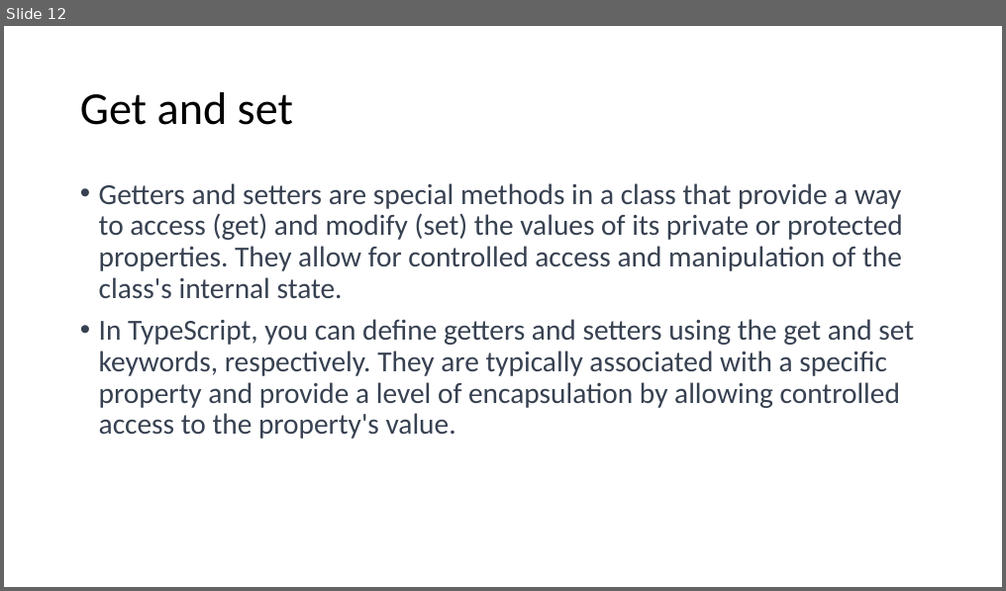
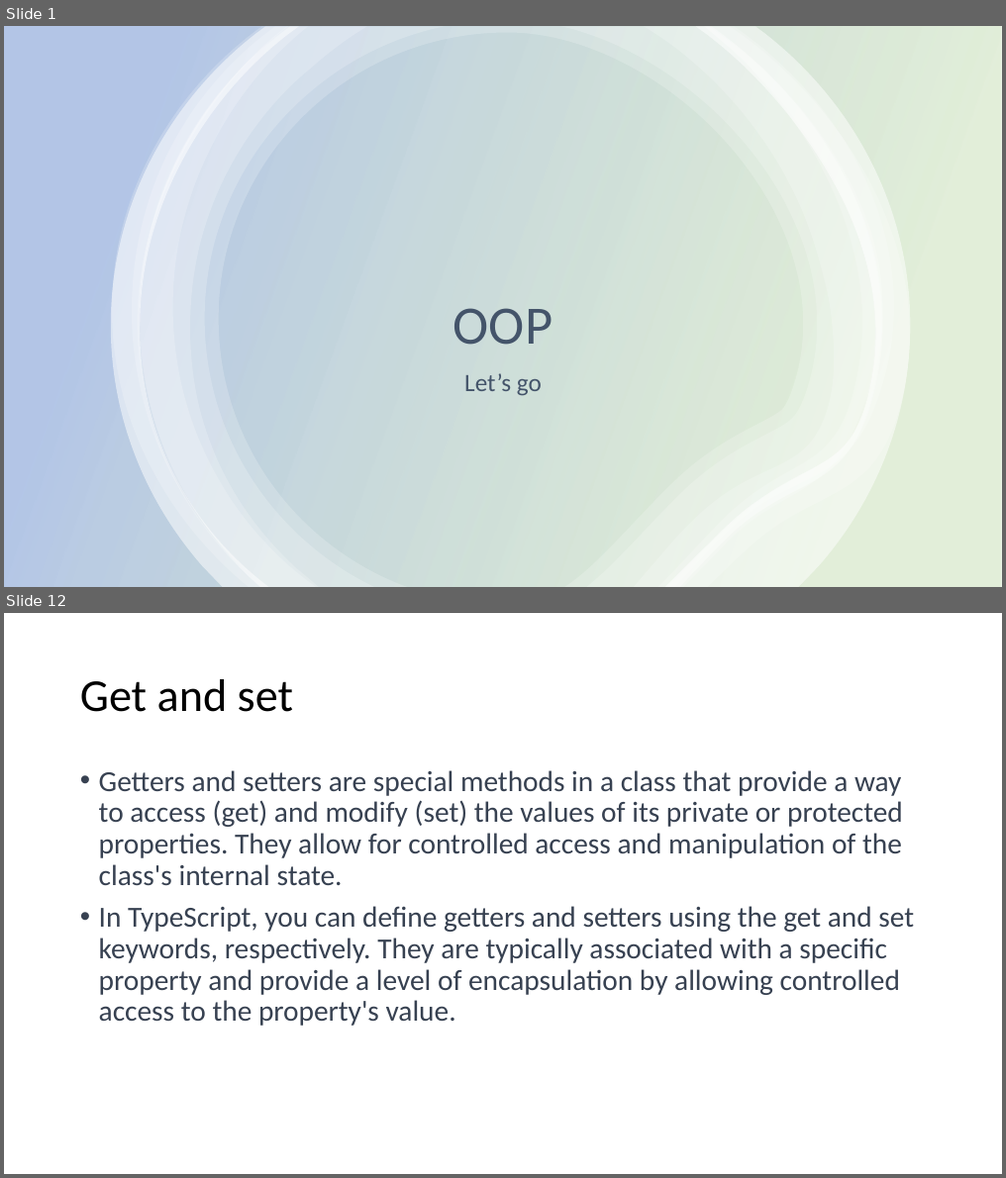
Before and after one commit to 1shaked/full-stack, a slide deck: 22ass/OOP.pptx. Shown one above the other, each under a label of ours: slide 12 before the commit, slides 1 and 12 after it; the slides between them are not shown. The pictures are 1006x591 and 1006x1178 pixels, drawn with LibreOffice and Linux fonts; fonts in the diff are those of the drawing. Boxes give left, top, right and bottom in pixels: in the first picture for what was removed or moved away, otherwise in the second. Text is boxed around its words. In the diff, an @@ line names an element or a change of style, - is before the commit and + after.

```diff
--- a/22ass/OOP.pptx
+++ b/22ass/OOP.pptx
@@ slide 1 added at [4,26,1002,587], background #FFFFFF @@
@@ rectangle added at [4,26,1002,587], fill gradient #70AD47 to #4472C4 @@
@@ group added at [111,26,911,587]: 6 freeform shapes @@
@@ title added at [453,308,552,345], 52 pt, text #44546A @@
+OOP
@@ subtitle added at [464,373,542,396], 24 pt, text #44546A @@
+Let’s go
```
Also in this commit, not shown: 39 slides changed, 1 slide removed, 3 other files.
